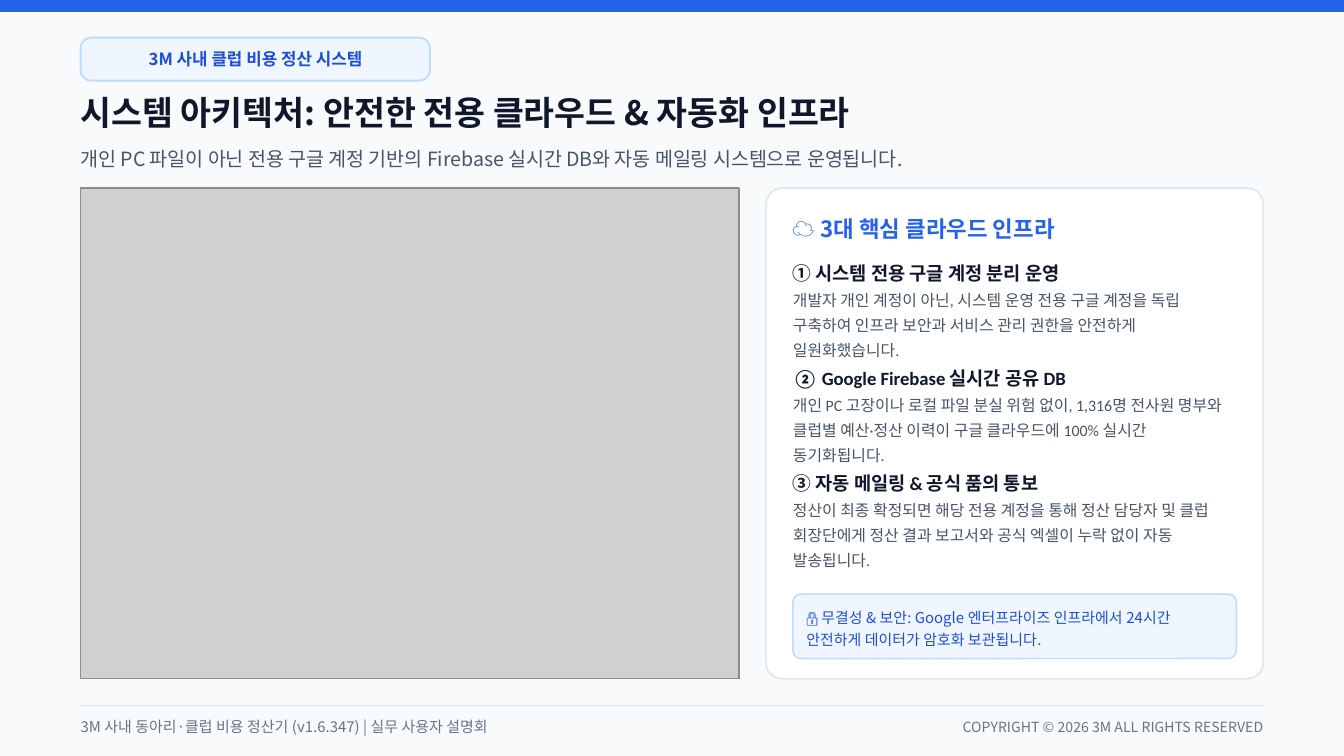
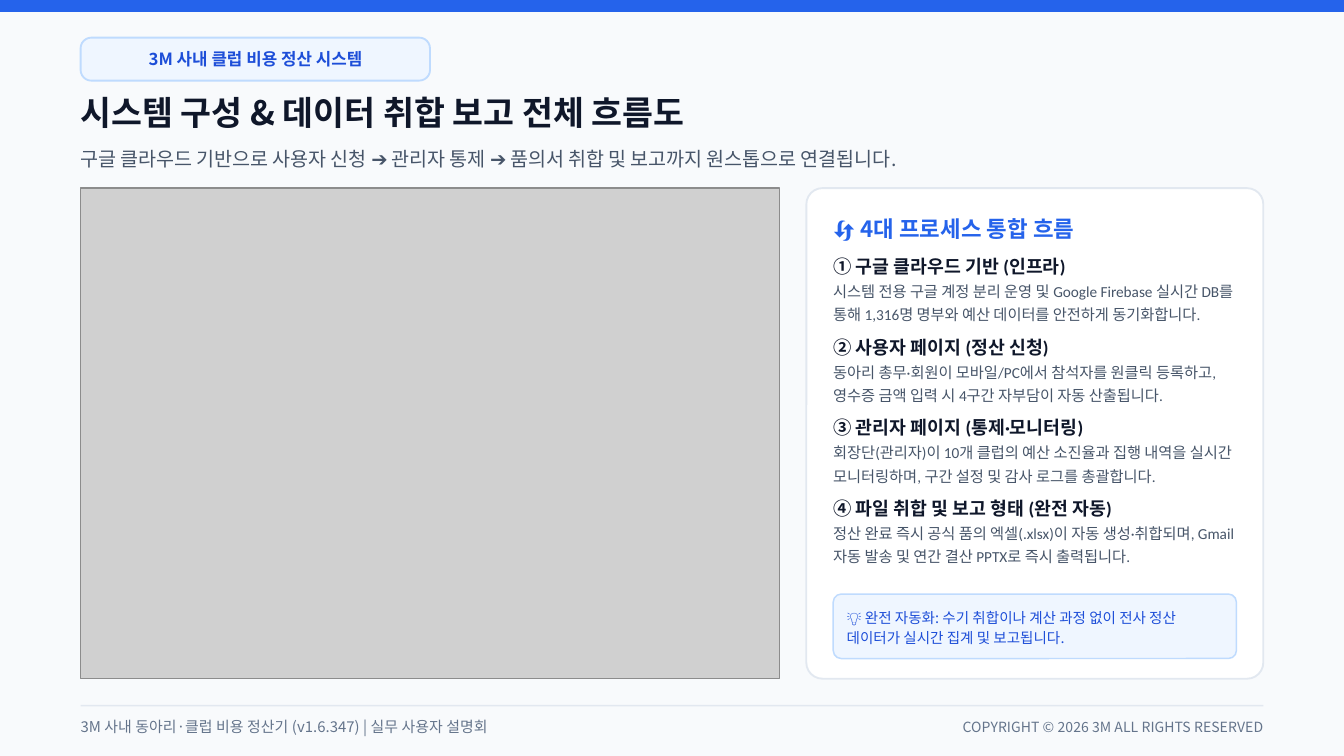
Before and after one commit to gochujangs33-dot/Club-expense, a slide deck: slide 2 of 3M_사내_클럽_비용_정산_시스템_사용_설명회.pptx. Drawn at 1344x756 pixels with LibreOffice and Linux fonts; fonts in the diff are those of the drawing; grey boxes stand for pictures. Boxes give left, top, right and bottom in pixels: in the first picture for what was removed or moved away, otherwise in the second. Text is boxed around its words. In the diff, an @@ line names an element or a change of style, - is before the commit and + after.

Commit message:
docs(ppt): 바나나 제거 및 전문 엔터프라이즈 아키텍처·데이터 취합 보고 흐름도로 교체

```diff
--- a/3M_사내_클럽_비용_정산_시스템_사용_설명회.pptx
+++ b/3M_사내_클럽_비용_정산_시스템_사용_설명회.pptx
@@ text at [81,96,685,128]: text changed @@
-시스템 아키텍처: 안전한 전용 클라우드 & 자동화 인프라
+시스템 구성 & 데이터 취합 보고 전체 흐름도
@@ text at [81,149,891,168]: text changed @@
-개인 PC 파일이 아닌 전용 구글 계정 기반의 Firebase 실시간 DB와 자동 메일링 시스템으로 운영됩니다.
+구글 클라우드 기반으로 사용자 신청 ➔ 관리자 통제 ➔ 품의서 취합 및 보고까지 원스톱으로 연결됩니다.
@@ picture: place and size @@
-picture at [81,188,739,679]
+picture at [81,188,780,679]
@@ rounded rectangle: place and size @@
-rounded rectangle at [766,188,1263,679]
+rounded rectangle at [806,188,1263,679]
@@ rounded rectangle at [806,188,1263,679]: proportions changed @@
@@ text at [899,218,1074,239]: text changed @@
-☁️ 3대 핵심 클라우드 인프라
+🔄 4대 프로세스 통합 흐름
@@ text at [833,257,1234,322]: text changed; size 8.5 to 8.2 pt @@
-① 시스템 전용 구글 계정 분리 운영
-개발자 개인 계정이 아닌, 시스템 운영 전용 구글 계정을 독립 구축하여 인프라 보안과 서비스 관리 권한을 안전하게 일원화했습니다.
+① 구글 클라우드 기반 (인프라)
+시스템 전용 구글 계정 분리 운영 및 Google Firebase 실시간 DB를 통해 1,316명 명부와 예산 데이터를 안전하게 동기화합니다.
@@ text at [833,338,1216,402]: text changed; size 8.5 to 8.2 pt @@
-② Google Firebase 실시간 공유 DB
-개인 PC 고장이나 로컬 파일 분실 위험 없이, 1,316명 전사원 명부와 클럽별 예산·정산 이력이 구글 클라우드에 100% 실시간 동기화됩니다.
+② 사용자 페이지 (정산 신청)
+동아리 총무·회원이 모바일/PC에서 참석자를 원클릭 등록하고, 영수증 금액 입력 시 4구간 자부담이 자동 산출됩니다.
@@ text at [833,418,1232,484]: text changed; size 8.5 to 8.2 pt @@
-③ 자동 메일링 & 공식 품의 통보
-정산이 최종 확정되면 해당 전용 계정을 통해 정산 담당자 및 클럽 회장단에게 정산 결과 보고서와 공식 엑셀이 누락 없이 자동 발송됩니다.
+③ 관리자 페이지 (통제·모니터링)
+회장단(관리자)이 10개 클럽의 예산 소진율과 집행 내역을 실시간 모니터링하며, 구간 설정 및 감사 로그를 총괄합니다.
@@ text added at [833,499,1234,563], 8.2 pt, text #475569 @@
+④ 파일 취합 및 보고 형태 (완전 자동)
+정산 완료 즉시 공식 품의 엑셀(.xlsx)이 자동 생성·취합되며, Gmail 자동 발송 및 연간 결산 PPTX로 즉시 출력됩니다.
@@ rounded rectangle: place and size @@
-rounded rectangle at [793,594,1236,659]
+rounded rectangle at [833,594,1236,659]
@@ text at [847,611,1176,644]: text changed; size 8 to 7.8 pt @@
-🔒 무결성 & 보안: Google 엔터프라이즈 인프라에서 24시간 안전하게 데이터가 암호화 보관됩니다.
+💡 완전 자동화: 수기 취합이나 계산 과정 없이 전사 정산 데이터가 실시간 집계 및 보고됩니다.
```
Also in this commit, not shown: 3 other files.
